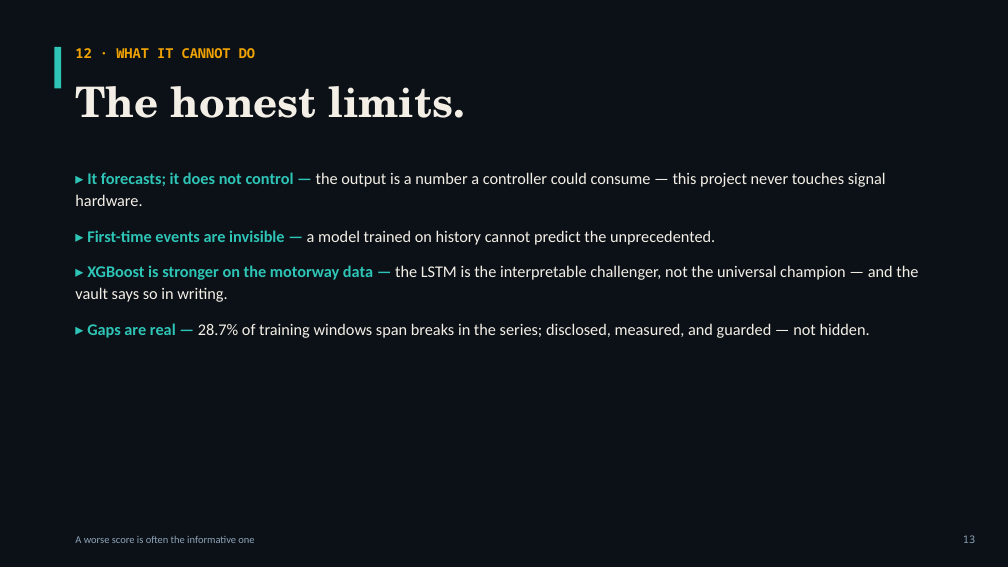
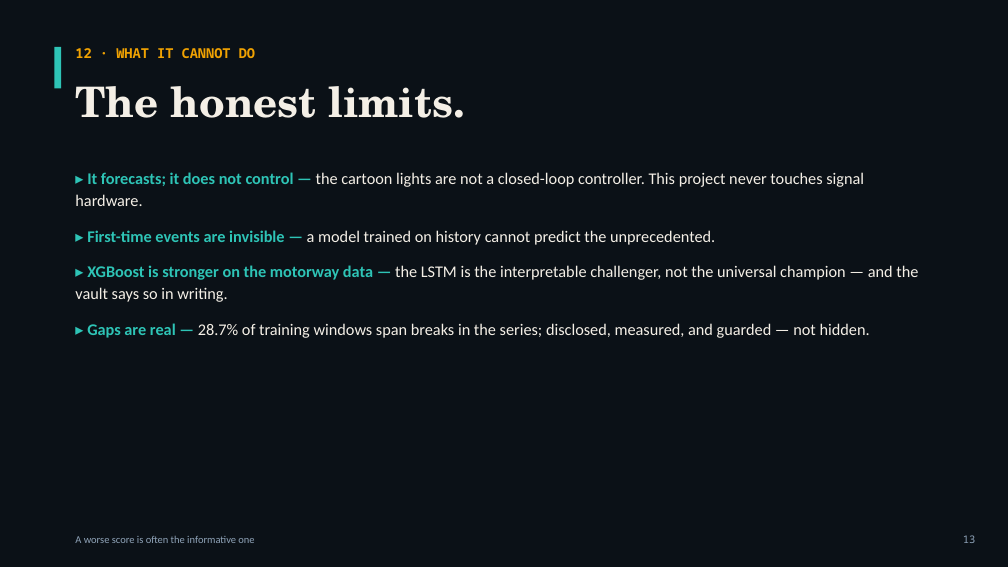
Before and after one commit to GirardRaphael/lstm, a slide deck: slide 13 of presentation/Traffic_LSTM_Presentation.pptx. Drawn at 1008x567 pixels with LibreOffice and Linux fonts; fonts in the diff are those of the drawing. Boxes give left, top, right and bottom in pixels: in the first picture for what was removed or moved away, otherwise in the second. Text is boxed around its words. In the diff, an @@ line names an element or a change of style, - is before the commit and + after.

```diff
--- a/presentation/Traffic_LSTM_Presentation.pptx
+++ b/presentation/Traffic_LSTM_Presentation.pptx
@@ text at (75,172,864,206): text changed @@
-▸ It forecasts; it does not control — the output is a number a controller could consume — this project never touches signal hardware.
+▸ It forecasts; it does not control — the cartoon lights are not a closed-loop controller. This project never touches signal hardware.
```
Also in this commit, not shown: 5 other slides changed, 18 other files.
